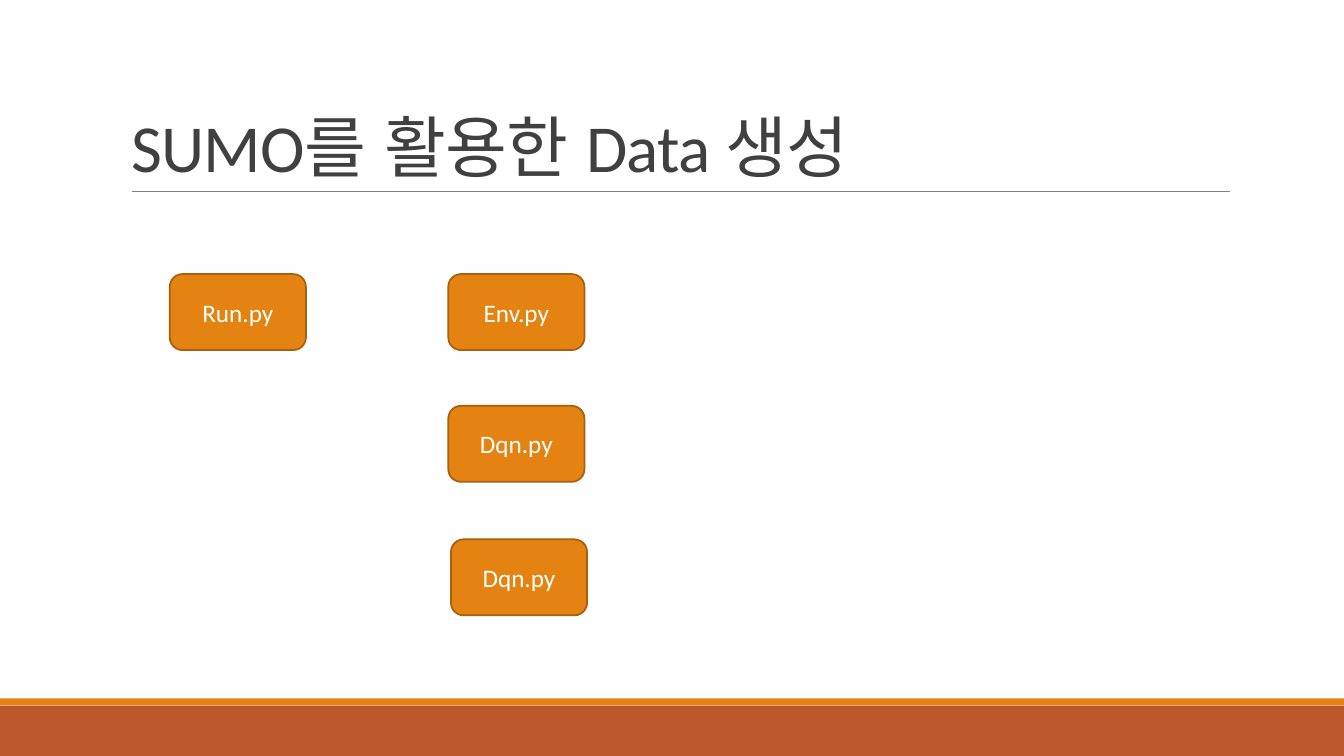
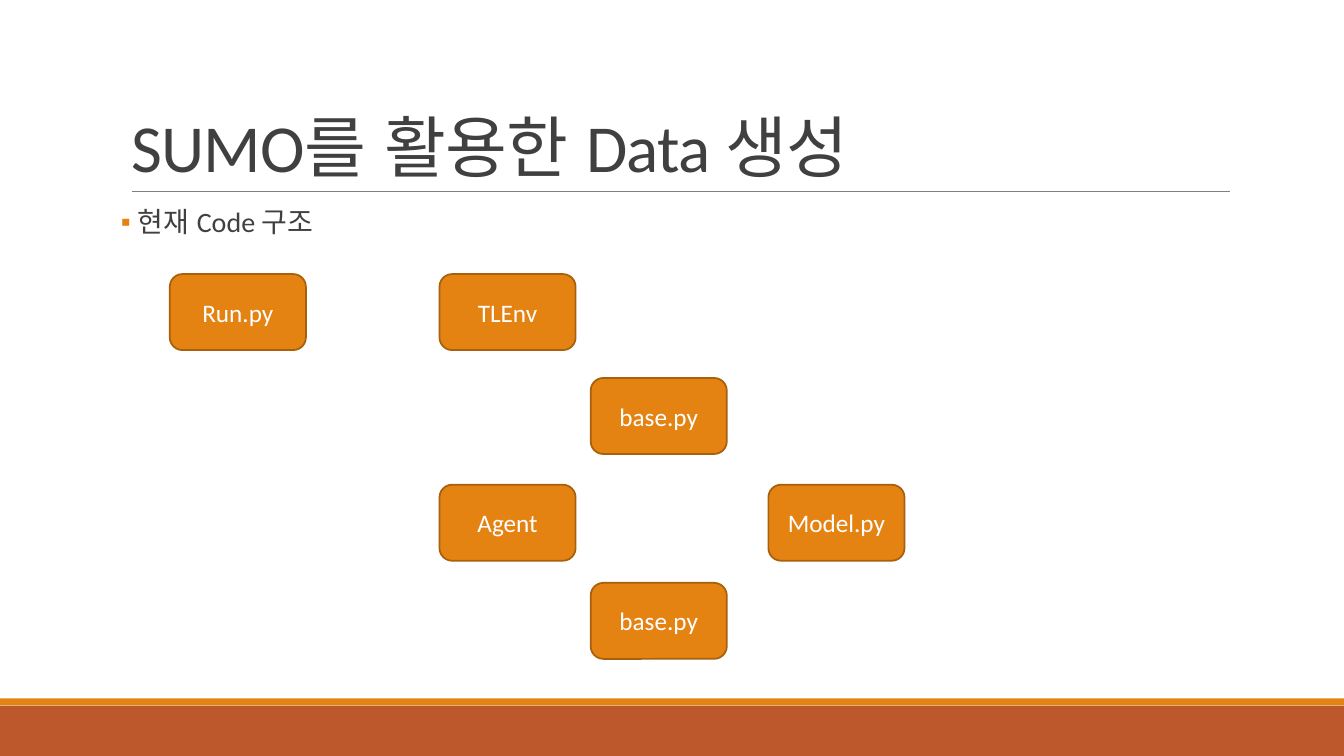
Before and after one commit to 3neutronstar/traffic-optimization_RL, a slide deck: slide 8 of 1st_Seminar(강민수).pptx. Drawn at 1344x756 pixels with LibreOffice and Linux fonts; fonts in the diff are those of the drawing. Boxes give left, top, right and bottom in pixels: in the first picture for what was removed or moved away, otherwise in the second. Text is boxed around its words. In the diff, an @@ line names an element or a change of style, - is before the commit and + after.

Commit message:
add the pptx

```diff
--- a/1st_Seminar(강민수).pptx
+++ b/1st_Seminar(강민수).pptx
@@ text added at [137, 209, 314, 235], 20 pt, text #404040 @@
+▪ 현재 Code 구조
@@ rounded rectangle "TLEnv": place and size @@
-rounded rectangle "TLEnv" at [449, 274, 585, 350]
+rounded rectangle "TLEnv" at [440, 274, 576, 350]
@@ text in rounded rectangle at [478, 306, 537, 322]: text changed @@
-Env.py
+TLEnv
@@ rounded rectangle added at [591, 378, 727, 454], fill #E48312, outline #A9610D 1.25 pt, 18 pt, text #FFFFFF @@
+base.py
@@ rounded rectangle "Agent": place and size @@
-rounded rectangle "Agent" at [449, 406, 585, 482]
+rounded rectangle "Agent" at [440, 485, 576, 561]
@@ rounded rectangle "Model.py": place and size @@
-rounded rectangle "Model.py" at [451, 539, 587, 615]
+rounded rectangle "Model.py" at [768, 485, 904, 561]
@@ text in rounded rectangle at [477, 516, 537, 537]: text changed @@
-Dqn.py
+Agent
@@ text in rounded rectangle at [788, 514, 885, 536]: text changed @@
-Dqn.py
+Model.py
@@ rounded rectangle added at [591, 583, 727, 658], fill #E48312, outline #A9610D 1.25 pt, 18 pt, text #FFFFFF @@
+base.py
```
Also in this commit, not shown: 1 other slide changed.
